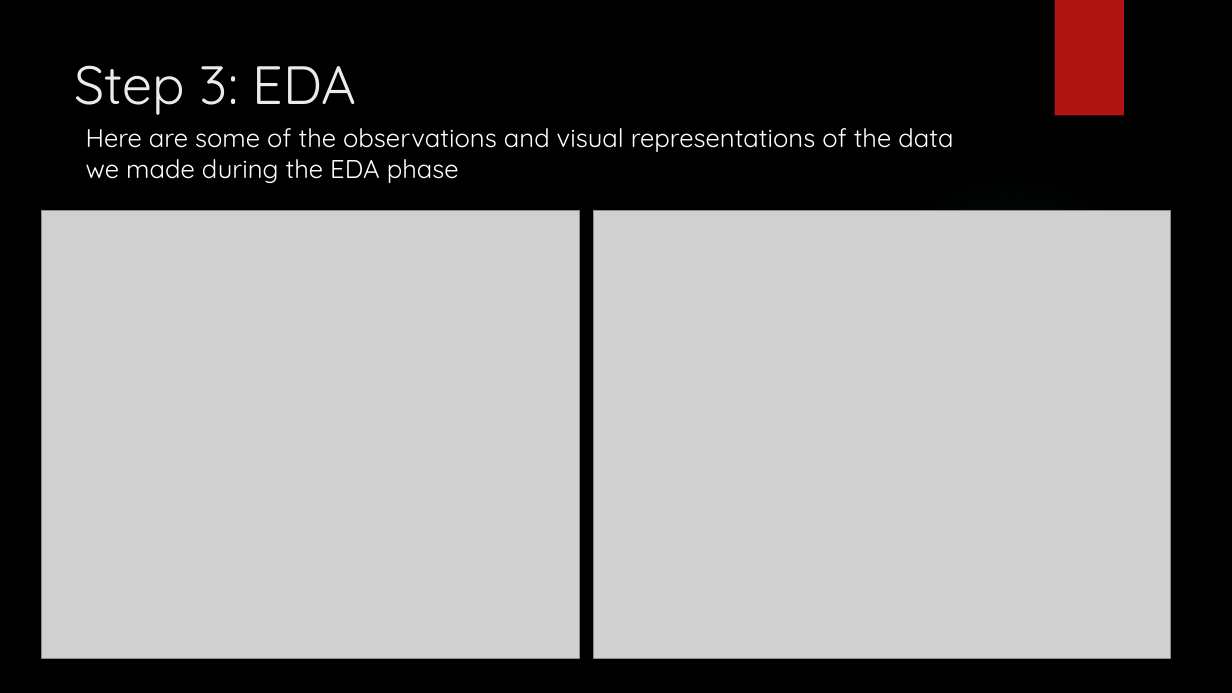
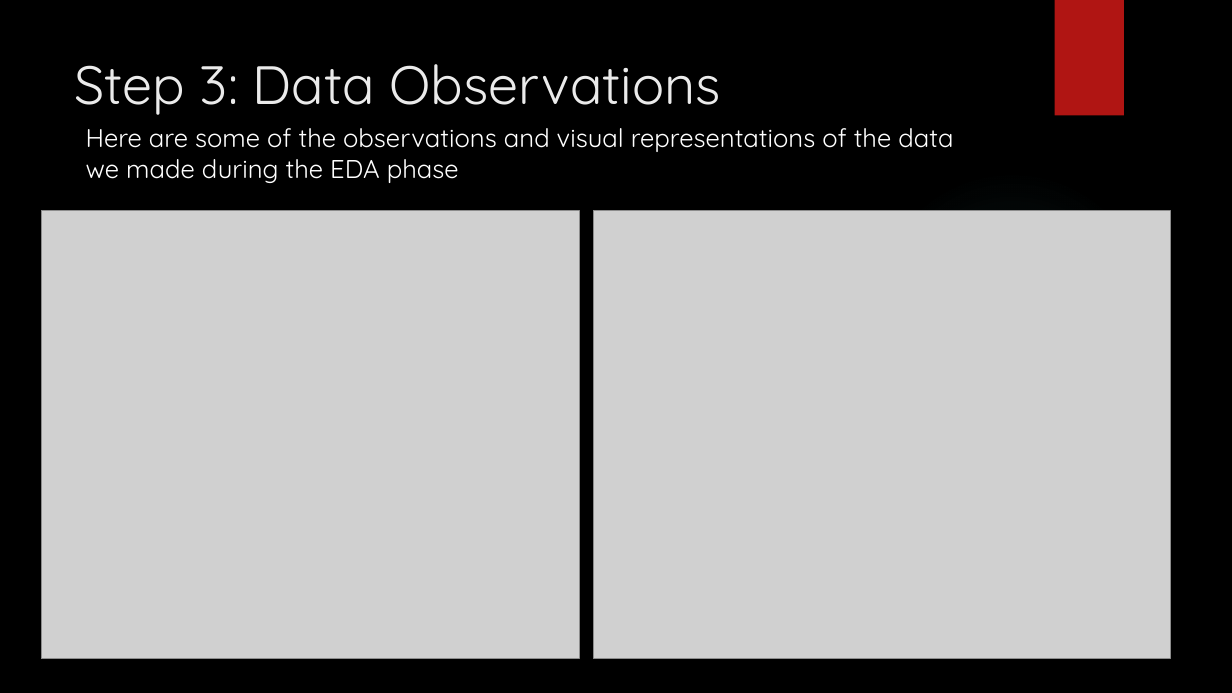
Before and after one commit to Silkways/Seattlers, a slide deck: slide 5 of Flatiron_Mod_1_Slides.pptx. Drawn at 1232x693 pixels with LibreOffice and Linux fonts; fonts in the diff are those of the drawing; grey boxes stand for pictures; background and template pictures are left out. Boxes give left, top, right and bottom in pixels: in the first picture for what was removed or moved away, otherwise in the second. Text is boxed around its words. In the diff, an @@ line names an element or a change of style, - is before the commit and + after.

```diff
--- a/Flatiron_Mod_1_Slides.pptx
+++ b/Flatiron_Mod_1_Slides.pptx
@@ title at bbox=[75, 64, 721, 115]: text changed @@
-Step 3: EDA
+Step 3: Data Observations
```
Also in this commit, not shown: 6 other slides changed, 1 other file.
